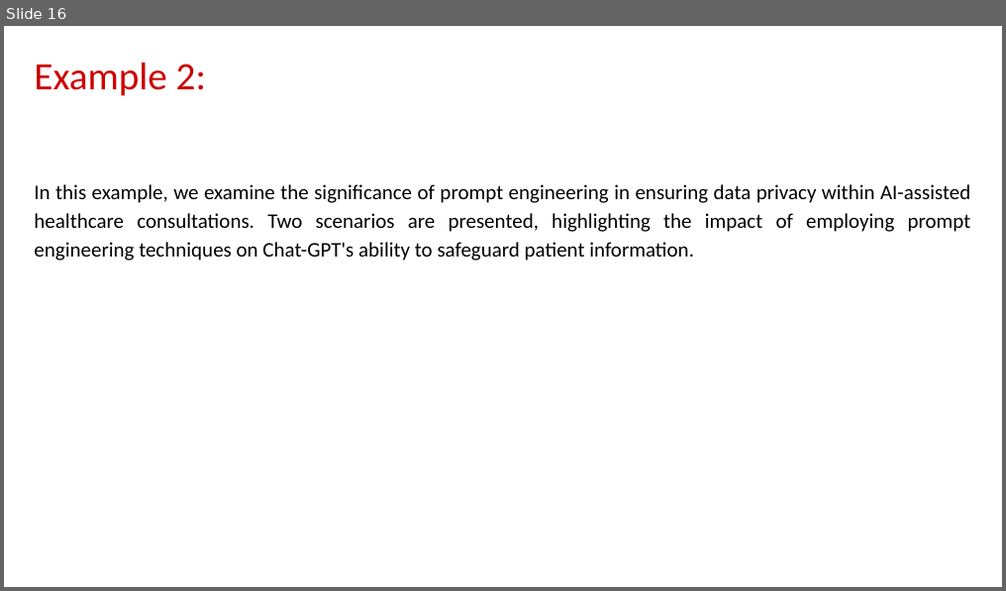
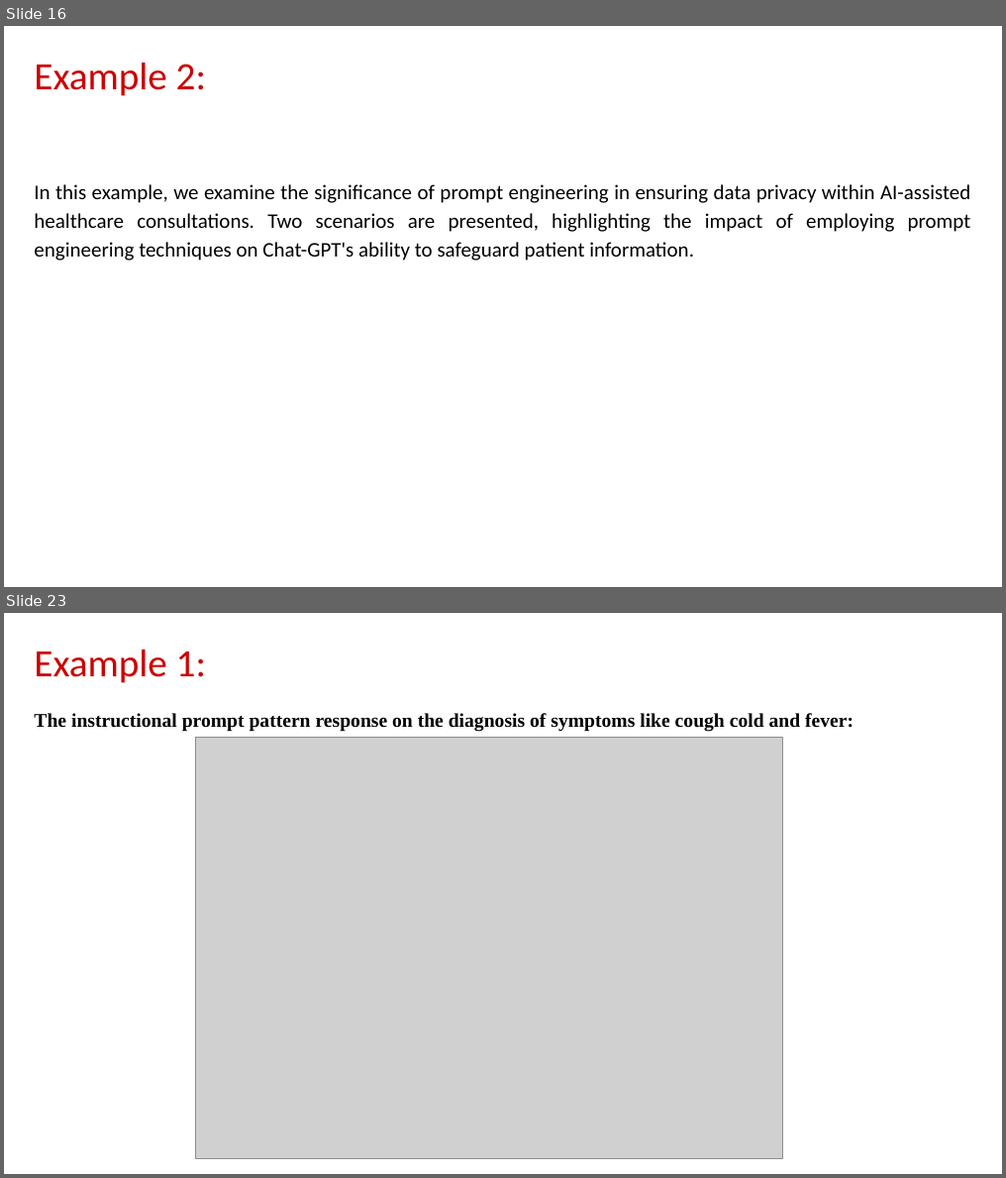
Before and after one commit to Humanitariansai/OPT, a slide deck: PROMPT_ENGINEERING_AND_AI/caseStudies/Medical_Diagnosis_With_Prompt_Engineering/Insights_on AI_and_Prompt_Engineering.pptx. Shown one above the other, each under a label of ours: slide 16 before the commit, slides 16 and 23 after it; the slides between them are not shown. The pictures are 1006x591 and 1006x1178 pixels, drawn with LibreOffice and Linux fonts; fonts in the diff are those of the drawing; grey boxes stand for pictures. Boxes give left, top, right and bottom in pixels: in the first picture for what was removed or moved away, otherwise in the second. Text is boxed around its words. In the diff, an @@ line names an element or a change of style, - is before the commit and + after.

```diff
--- a/PROMPT_ENGINEERING_AND_AI/caseStudies/Medical_Diagnosis_With_Prompt_Engineering/Insights_on AI_and_Prompt_Engineering.pptx
+++ b/PROMPT_ENGINEERING_AND_AI/caseStudies/Medical_Diagnosis_With_Prompt_Engineering/Insights_on AI_and_Prompt_Engineering.pptx
@@ slide 23 added at box(4, 613, 1002, 1174), background #FFFFFF @@
@@ title added at box(34, 649, 206, 683), 28 pt, text #CC0000 @@
+Example 1:
@@ subtitle added at box(34, 713, 853, 732), 14 pt, text #000000, bold @@
+The instructional prompt pattern response on the diagnosis of symptoms like cough cold and fever:
@@ picture added at box(196, 738, 782, 1158) @@
```
Also in this commit, not shown: 6 slides changed, 9 other slides added, 2 other files.
